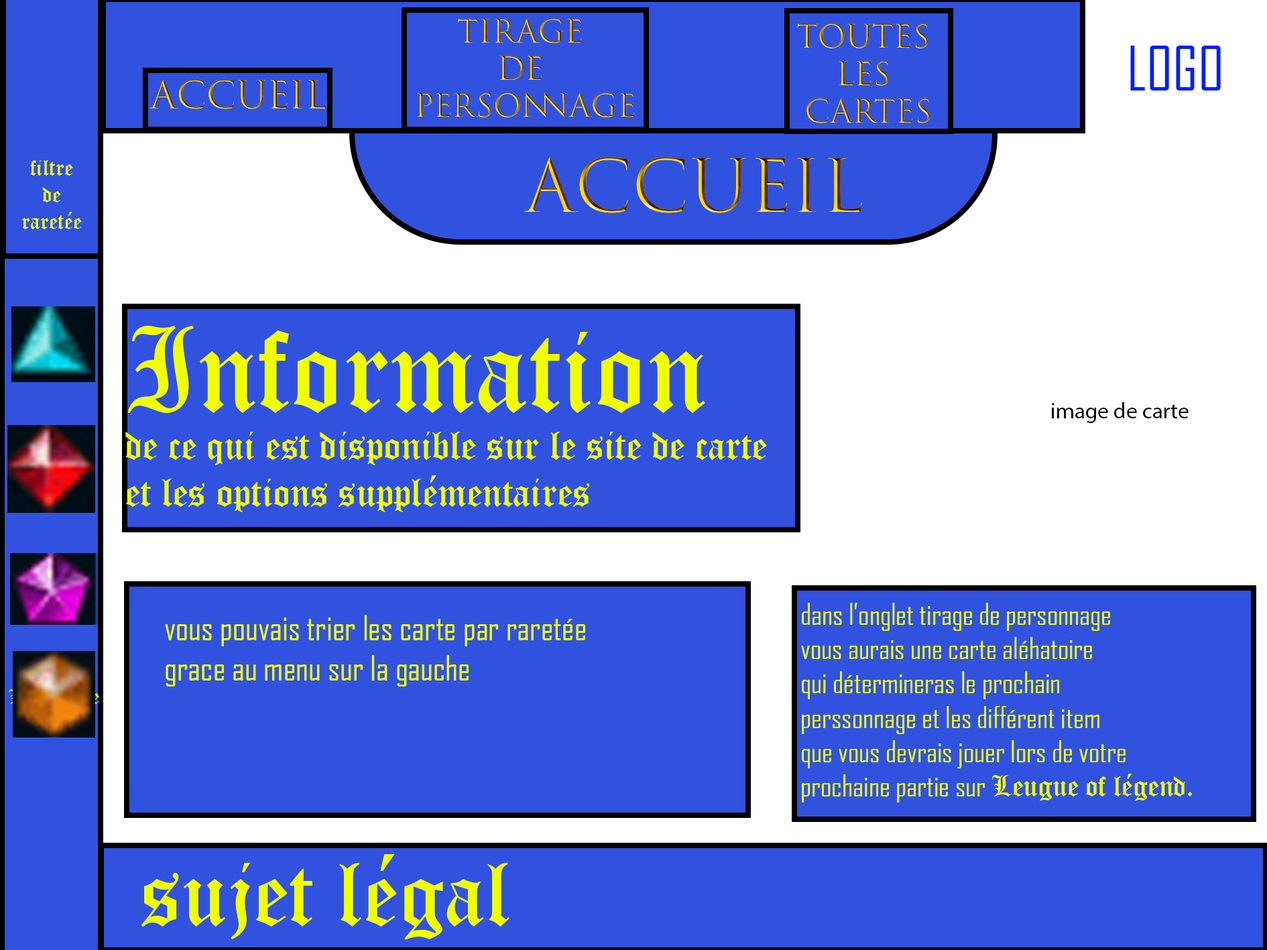
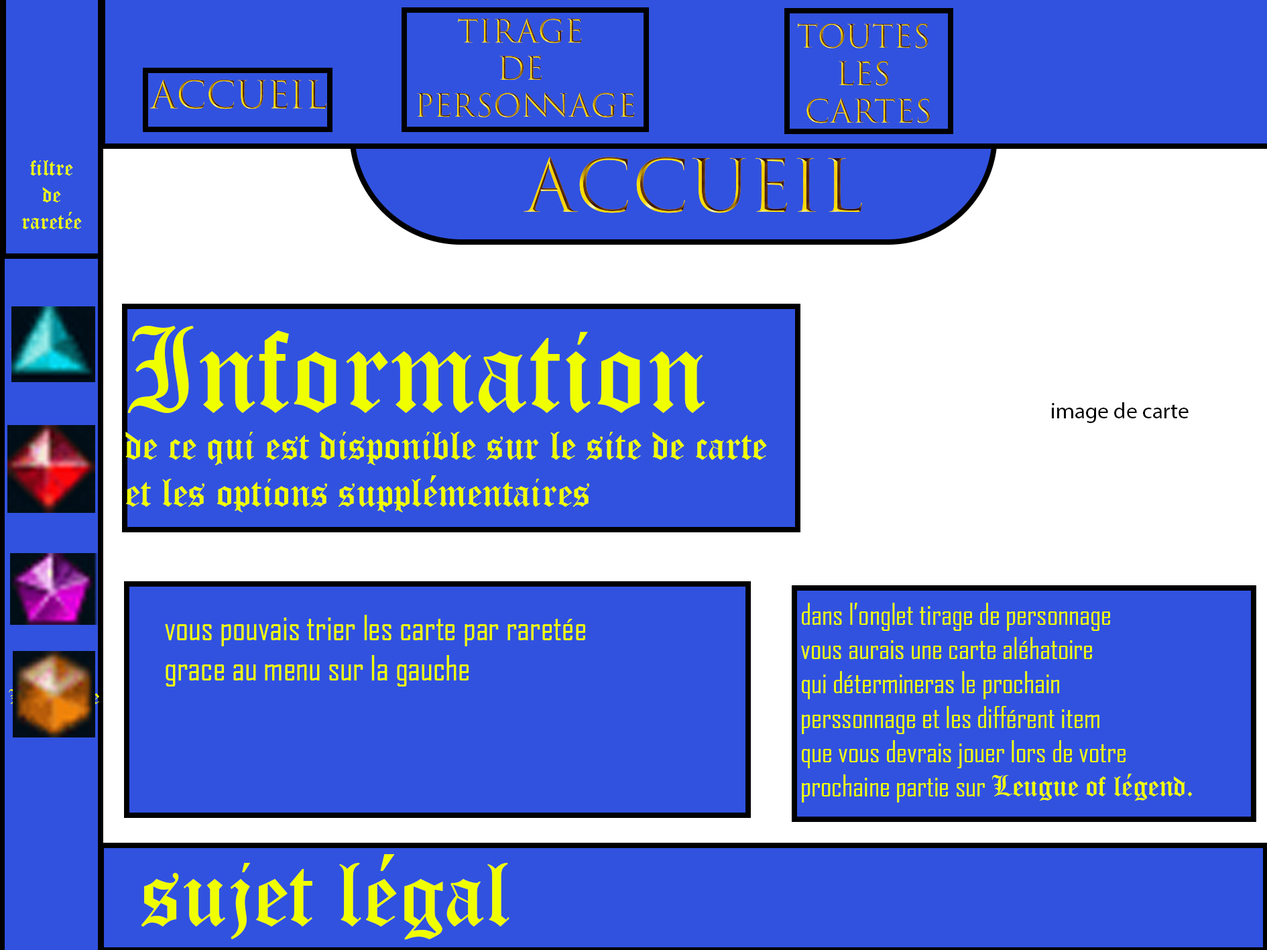
Layered file, before and after one edit (1267×950). Changes by layer:
removed layer "LOGO" over [1130, 45, 1221, 91]
painted on "Rectangle 2" over [103, 0, 1267, 149]
